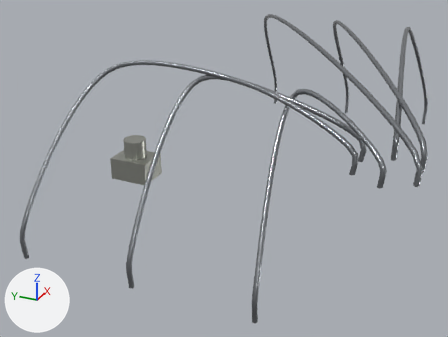
One commit to the glTF model porsche-911sc-engine/parts/fuel-lines.glb: the scene before it, then after it.
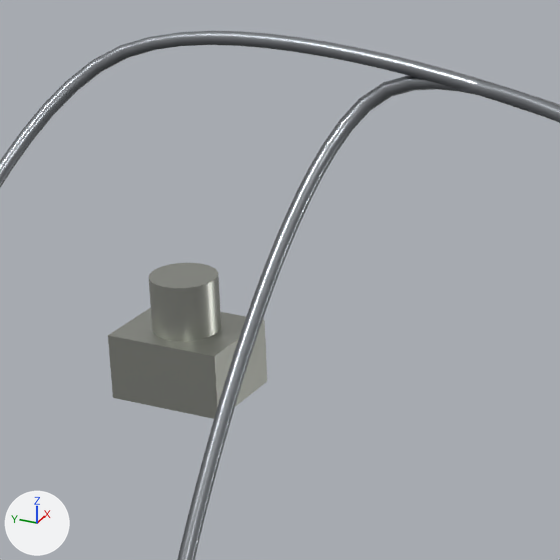
Each version appears first whole from a 50 mm camera at (-656.0, -235.0, 463.0) aimed at (-49.0, 38.0, 160.0), and next in a close-up on the part from 17% to 57% of the width and 15% to 68% of the height. The lights are fixed; the arrows at lower left show +X, +Y and +Z. The older version's two pictures come first. Where no turn or scale is listed for an object, it has been applied to the vertices.

Names of what the first close-up shows: 'fuel-lines:steel', 'fuel-lines:zincPlate'.
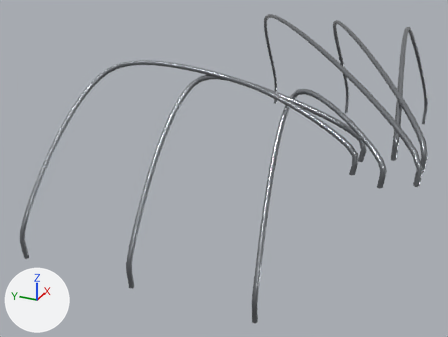
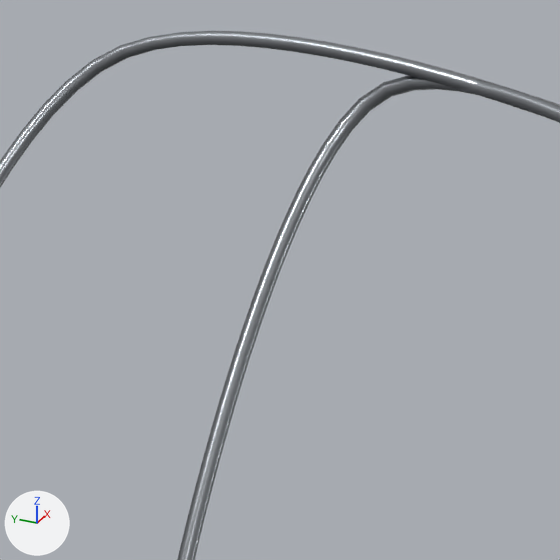
Where the change shows, as pixel boxes (x1, y1, x2, y2) in the close-ups (560 x 560 px):
'fuel-lines:zincPlate', deleted: before (108, 263, 267, 419)

The change, as a list of edits to the scene's bpy script:
```text
Remove ob_fuel_lines_zincplate:
    ob_fuel_lines_zincplate = bpy.data.objects.new('fuel-lines:zincPlate', me_mesh_1)
    ob_fuel_lines_zincplate.location = (-40.0, 165.0, 147.5)
```
